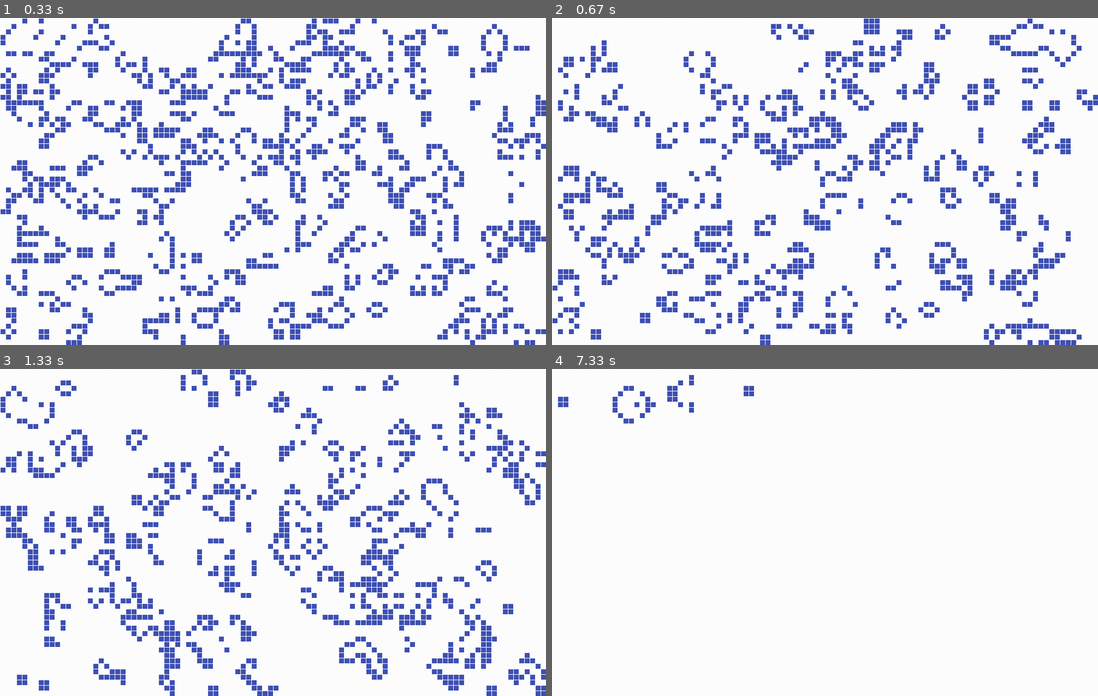
Above: before the commit, frames 1-4 (two rows, left to right).
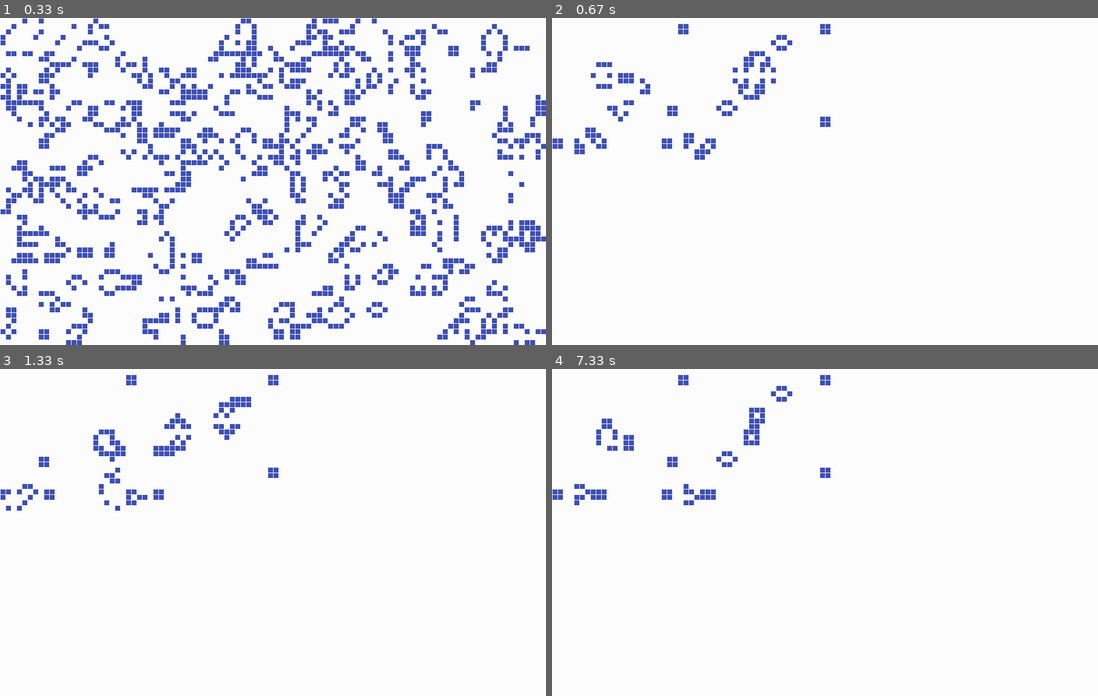
Above: after the commit, the same moments.

Repository: skotniczny/game-of-life-py
Game: pygame game, started from main.py
Two runs of this game, one before a commit and one after it. Both use one fixed random seed, a clock stepped at 60 frames per second and the inputs below.
Inputs (mouse positions are in pixels of both pictures, inside the frame that each line leads up to):
- Up to frame 1 (0.33 s): no input
- Up to frame 2 (0.67 s): tap 2 at 0.33 s
- Up to frame 3 (1.33 s): tap Enter at 0.67 s; click (103, 483) at 1.05 s
- Up to frame 4 (7.33 s): tap Space at 1.33, 2.98, 3.4, 3.7, 3.9, 4.2, 4.47, 4.8, 5.1, 5.23, 5.63, 5.93, 6.3 s; tap 1 at 1.67, 3.48, 4.88, 6.38 s; tap Enter at 2.5, 2.9, 3.2, 4.55, 5.72 s; tap 2 at 7.13 s

Frame 1 is identical in both runs. In frame 2, 14% of the frame differs, in the area x 0-100%, y 0-100%; in frame 3, 14%; in frame 4, 1.7%.

Commit message:
Add "new gun 2" patern

Diff:
--- a/display_pygame.py
+++ b/display_pygame.py
@@ -1,5 +1,5 @@
 from engine import GameOfLife
-from patterns import gosper_glider_gun
+from patterns import gosper_glider_gun, new_gun_2
 import math
 import pygame
 
@@ -69,6 +69,10 @@
                     board.clear()
                     board.insert(gosper_glider_gun)
                     update_board()
+                if event.key == pygame.K_2:
+                    board.clear()
+                    board.insert(new_gun_2)
+                    update_board()
                 # User presses ESCAPE-Key
                 if event.key == pygame.K_ESCAPE:
                     mainloop = False
--- a/patterns.py
+++ b/patterns.py
@@ -10,3 +10,32 @@
     [12, 16],
     [13, 14],
 ]
+
+new_gun_2 = [
+    [],
+    [23, 24, 49, 50],
+    [23, 24, 49, 50],
+    [41, 42],
+    [40, 43],
+    [41, 42],
+    [],
+    [36, 37, 38],
+    [36, 38],
+    [9, 10, 36, 37, 38],
+    [9, 10, 36, 37],
+    [8, 11, 35, 36, 37],
+    [8, 11, 13, 14, 35, 37],
+    [8, 13, 14, 35, 36, 37],
+    [10, 11, 13, 14],
+    [31, 32],
+    [21, 22, 30, 33],
+    [21, 22, 31, 32],
+    [49, 50],
+    [49, 50],
+    [],
+    [4, 5, 24],
+    [0, 1, 6, 7, 8, 9, 20, 21, 24, 25, 27, 28, 29],
+    [0, 1, 4, 5, 7, 8, 9, 20, 21, 26, 27, 28, 29],
+    [4, 24, 25],
+    []
+]
